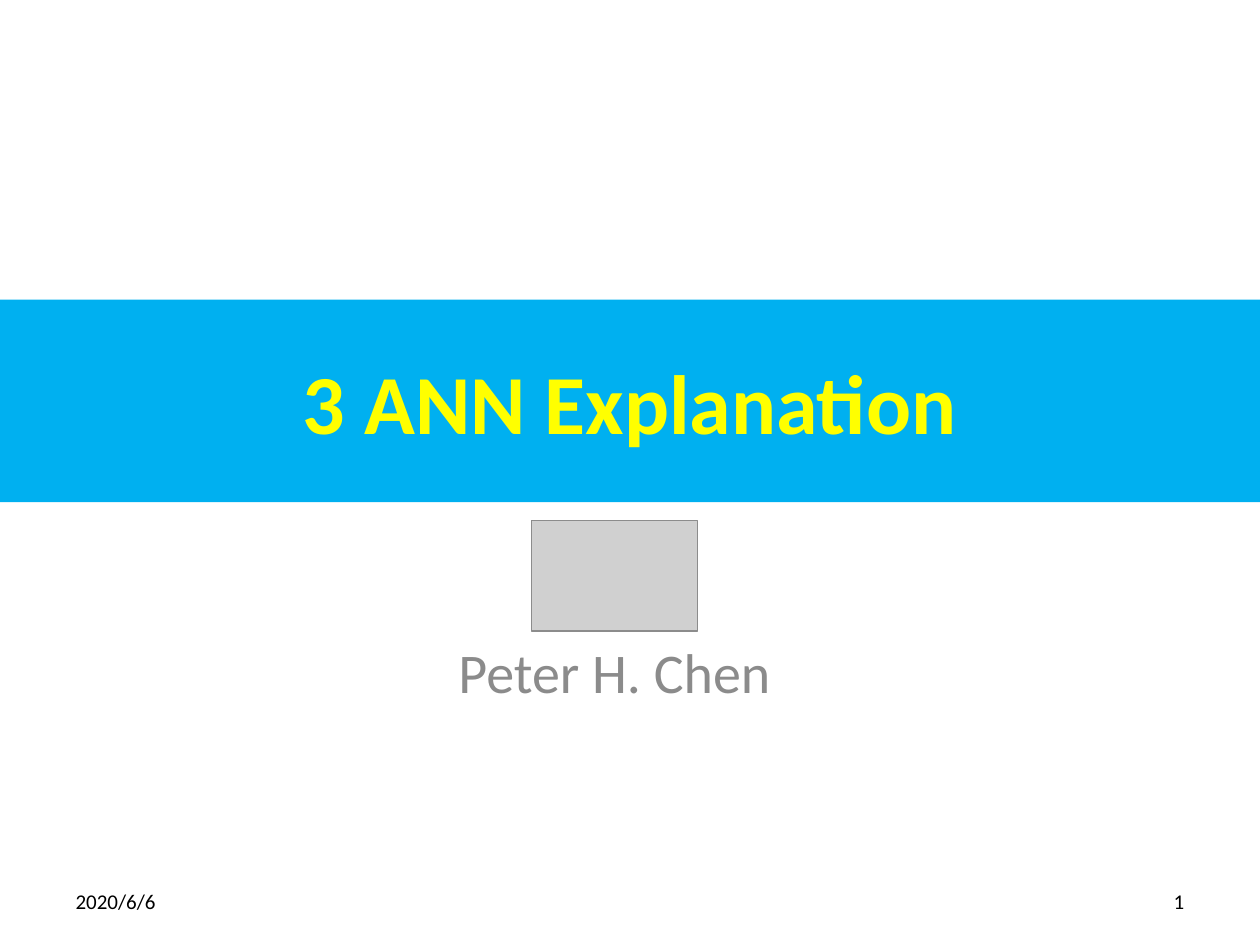
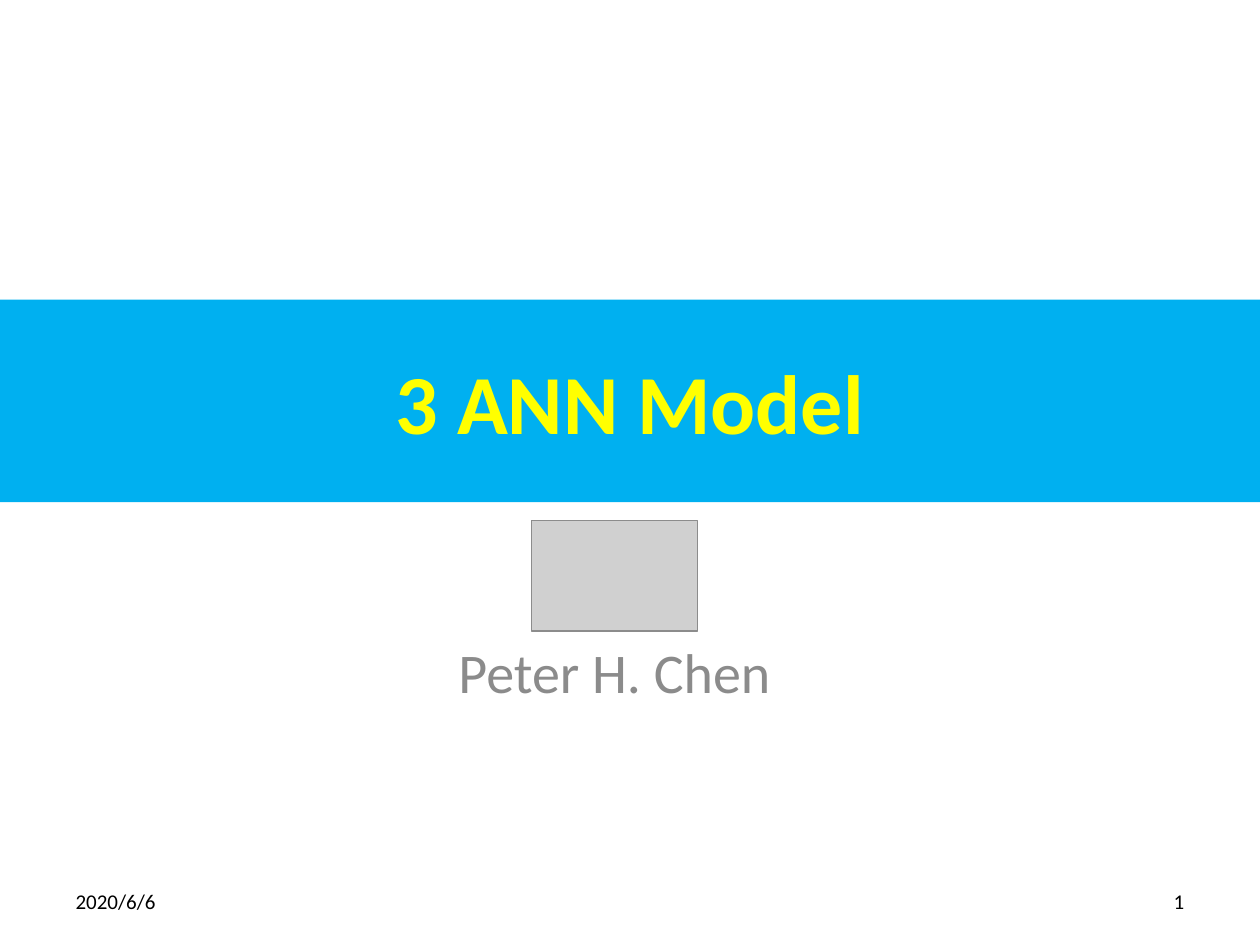
Before and after one commit to peterhchen/850_DeepLearningFundamental, a slide deck: slide 1 of 03_AnnModel.pptx. Drawn at 1260x945 pixels with LibreOffice and Linux fonts; fonts in the diff are those of the drawing; grey boxes stand for pictures. Boxes give left, top, right and bottom in pixels: in the first picture for what was removed or moved away, otherwise in the second. Text is boxed around its words. In the diff, an @@ line names an element or a change of style, - is before the commit and + after.

```diff
--- a/03_AnnModel.pptx
+++ b/03_AnnModel.pptx
@@ title at [396, 375, 863, 435]: text changed @@
-3 ANN Explanation
+3 ANN Model
```
Also in this commit, not shown: 1 other slide changed, 2 other files.
